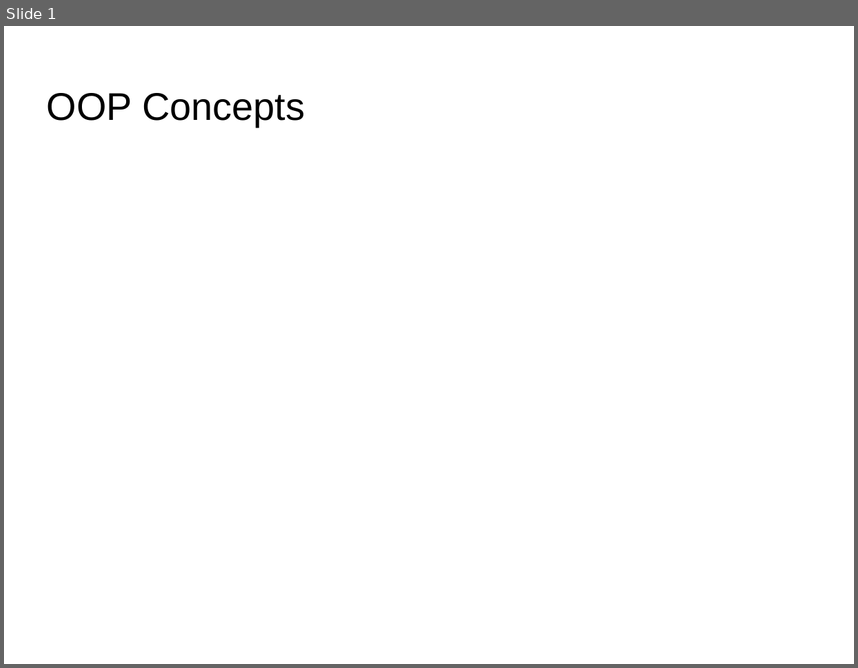
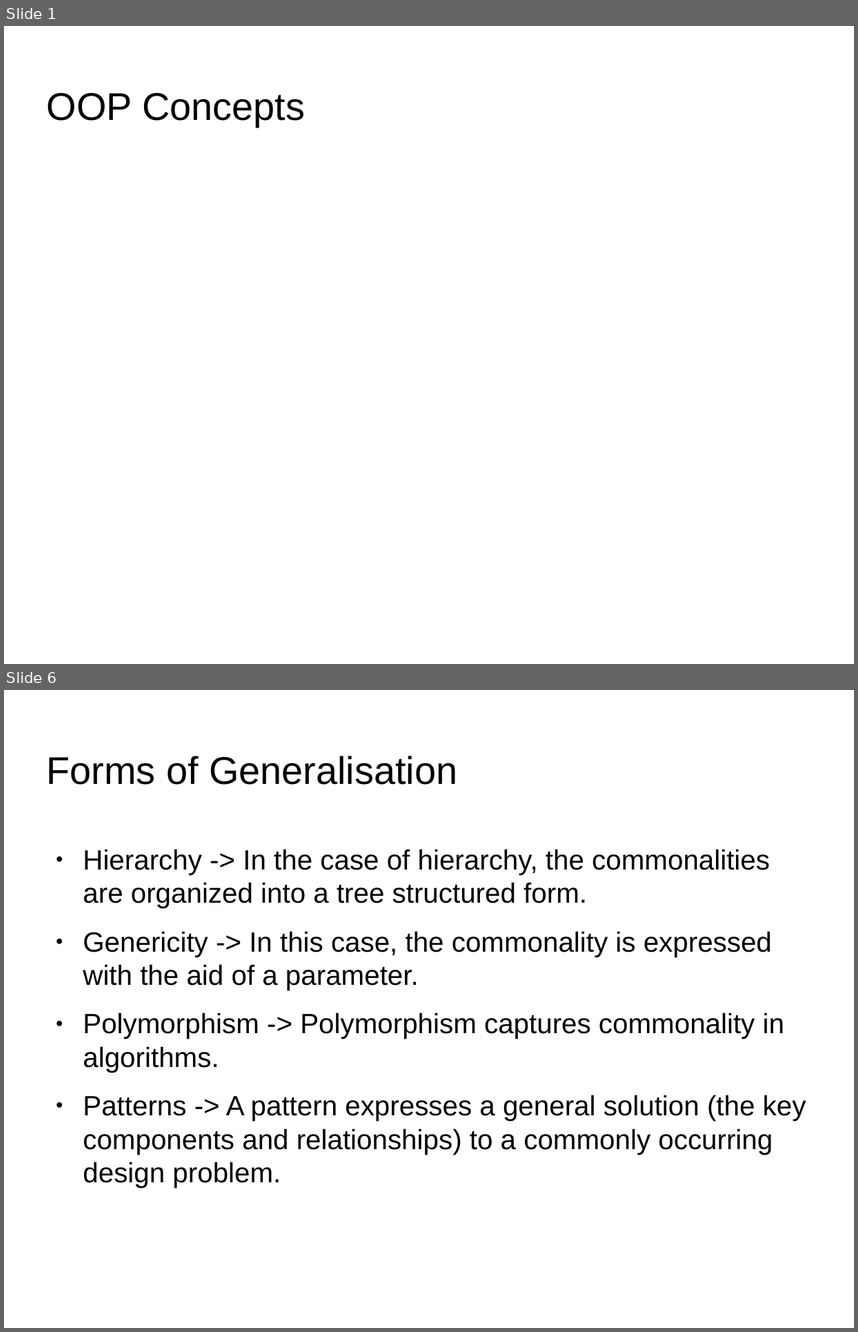
Before and after one commit to tanmayrajani/Internship_PreWork, a slide deck: OOP/OOP_Concepts.odp. Shown one above the other, each under a label of ours: slide 1 before the commit, slides 1 and 6 after it; the slides between them are not shown. The pictures are 858x668 and 858x1332 pixels, drawn with LibreOffice and Linux fonts; fonts in the diff are those of the drawing; background and template pictures are left out. Boxes give left, top, right and bottom in pixels: in the first picture for what was removed or moved away, otherwise in the second. Text is boxed around its words. In the diff, an @@ line names an element or a change of style, - is before the commit and + after.

```diff
--- a/OOP/OOP_Concepts.odp
+++ b/OOP/OOP_Concepts.odp
@@ slide 6 added at <box>4,690,854,1328</box>, background picture (left out) @@
@@ title added at <box>47,756,457,785</box>, 36 pt, text #000000 @@
+Forms of Generalisation
@@ text added at <box>83,849,806,1187</box>, 26 pt, text #000000 @@
+● Hierarchy -> In the case of hierarchy, the commonalities are organized into a tree structured form.
+● Genericity -> In this case, the commonality is expressed with the aid of a parameter.
+● Polymorphism -> Polymorphism captures commonality in algorithms.
+● Patterns -> A pattern expresses a general solution (the key components and relationships) to a commonly occurring design problem.
```
Also in this commit, not shown: 14 other slides added, 4 other files.
